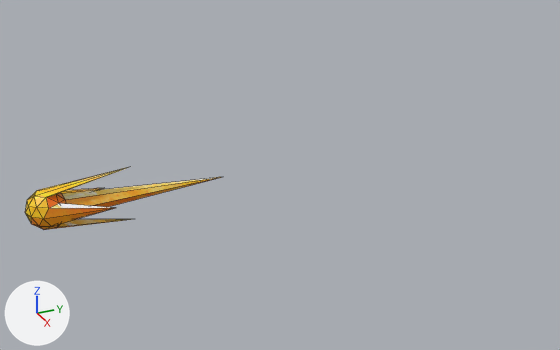
Before and after pictures for a commit that changed the OBJ model DirectXGame/Resources/Bullet/Bullet.obj.
Rendered twice from a 50 mm camera at (34.7, -3.4, 16.8) aimed at (-0.5, 12.4, -0.7). Lighting does not change. The marker at lower left points along +X, +Y and +Z. Mesh edges are drawn as thin lines. Where no turn or scale is listed for an object, it has been applied to the vertices.

Script lines for the objects in view, before the commit:
```python
me_棱角球 = bpy.data.meshes.new('棱角球')
me_棱角球.from_pydata(...)  # 42 vertices, 80 faces; spans x -1.22..1.22, y -1.0..8.94, z -1.44..1.44
me_棱角球.materials.append(mat_material_001)  # picture img_bullet_jpg
# before: 0 (0.0, 4.17, -1.44), 11 (0.0, 4.17, 1.44) at pixel (130, 166), 23 (1.22, 3.03, 0.0), 29 (-1.22, 3.03, 0.0) at pixel (104, 187)
ob_棱角球 = bpy.data.objects.new('棱角球', me_棱角球)
ob_棱角球.location = (0.0, 0.0, 0.0)
```
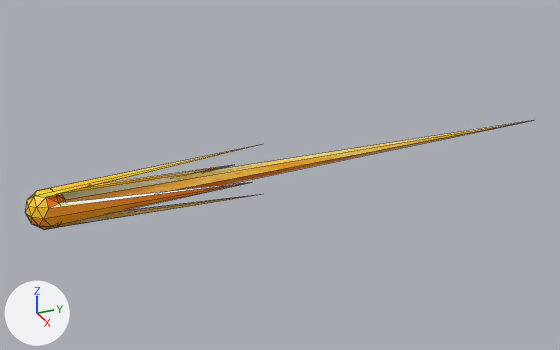
Boxes (x1, y1, x2, y2) around the edits, measured in the pictures (560 x 350 px; the box of a moved part takes in the faces that stretch with it):
```json
{"object": "棱角球", "change": "reshaped", "before": [25, 167, 221, 230], "after": [25, 120, 533, 230], "on screen": "158% wider, 73% taller"}
{"part": 1, "of": "me_棱角球", "change": "moved or reshaped", "before": [35, 167, 131, 230], "after": [35, 145, 261, 229]}
{"part": 2, "of": "me_棱角球", "change": "moved or reshaped", "before": [62, 177, 221, 207], "after": [62, 120, 533, 202]}
```

Edits to the scene script, one JSON object a line:
```json
{"block": "me_棱角球", "where": "me_棱角球.from_pydata(...)  # 42 vertices, 80 faces; spans x -1.22..1.22, y -1.0..8.94, z -1.44..1.44"}
{"block": "me_棱角球", "where": "# used by ob_棱角球; location = (0.0, 0.0, 0.0)"}
{"block": "me_棱角球", "change": "me_棱角球 part 1"}
{"op": "add", "block": "me_棱角球", "code": "for i in [0, 11, 23, 29]: me_棱角球.vertices[i].co += Vector((0.0, 7.02, 0.0))"}
{"block": "me_棱角球", "change": "me_棱角球 part 2"}
{"op": "set", "path": "me_棱角球.vertices[31].co", "old": "(0.0, 8.94, 0.0)", "new": "(0.0, 29.39, 0.0)", "note": "not seen -> pixel (534, 120)"}
```
